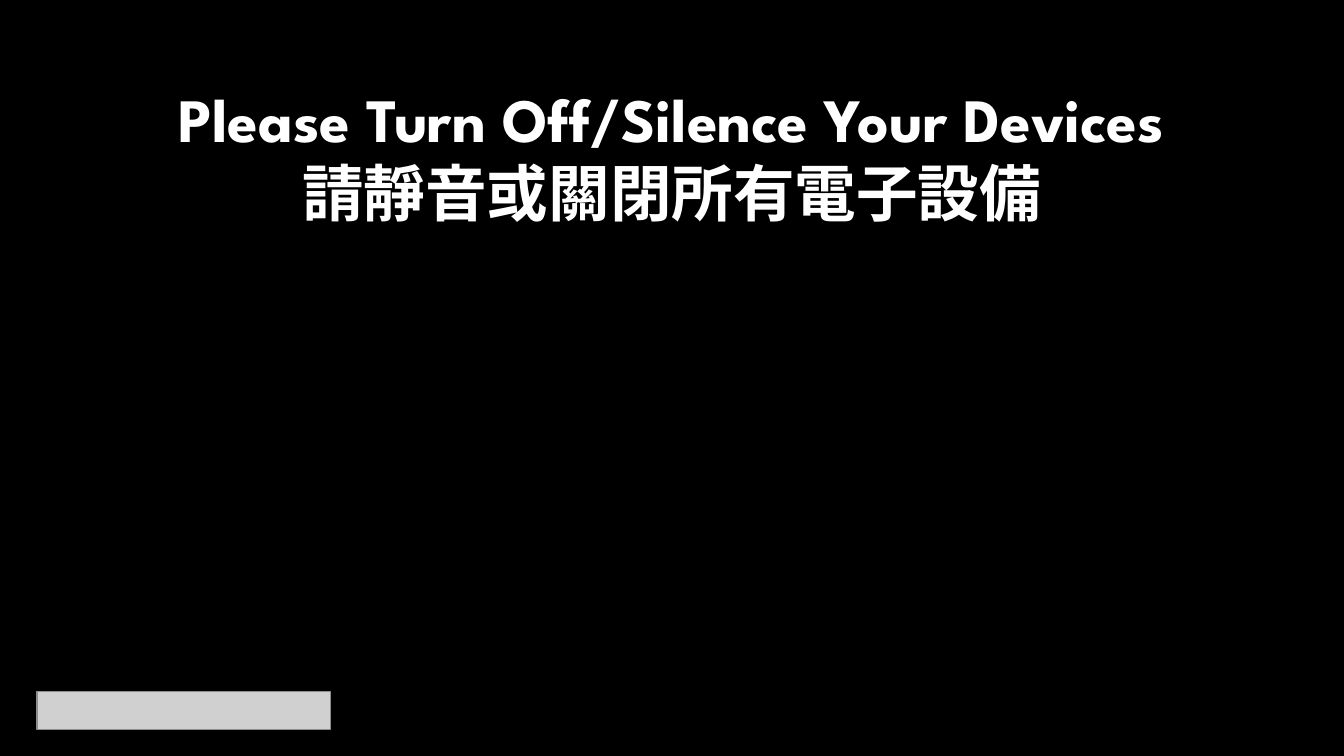
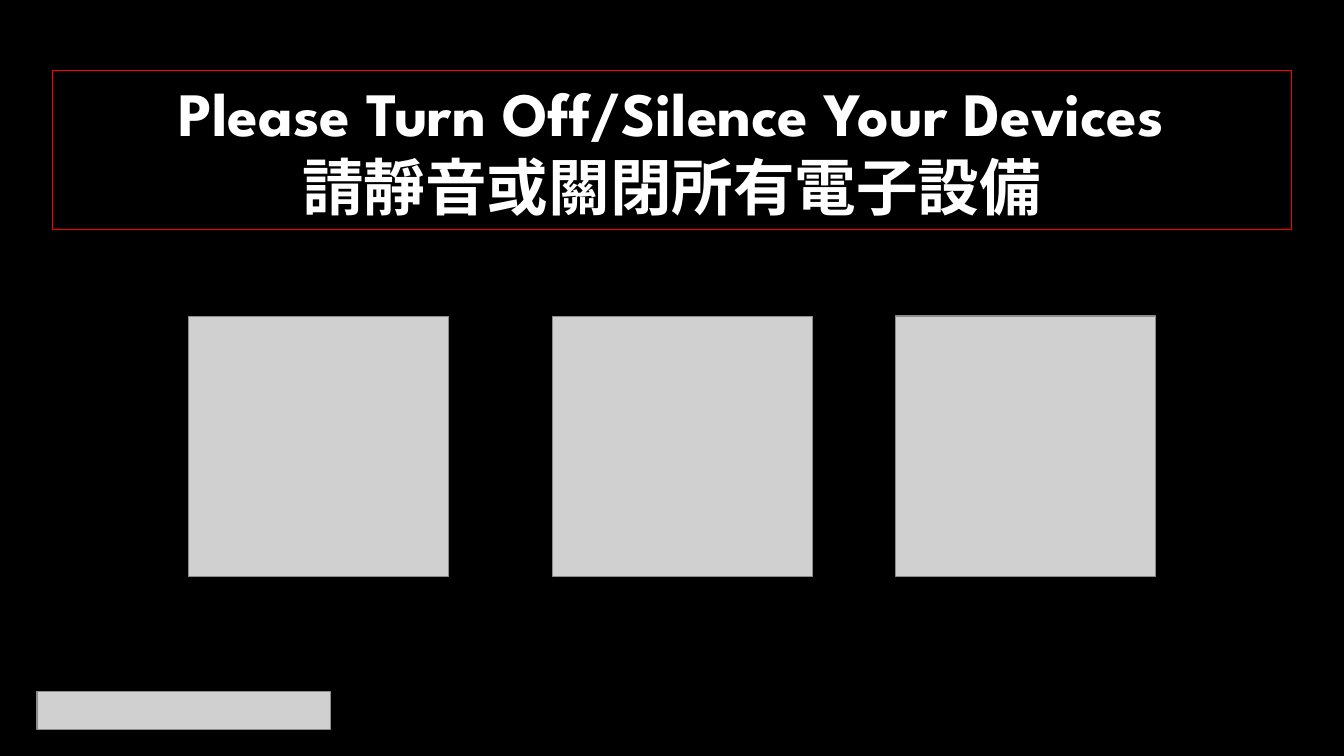
Before and after one commit to calebchanwy/tjc-powerpoint, a slide deck: slide 7 of TJCPowerPoint/bin/Debug/Files/ServiceWidescreen.pptx. Drawn at 1344x756 pixels with LibreOffice and Linux fonts; fonts in the diff are those of the drawing; grey boxes stand for pictures. Boxes give left, top, right and bottom in pixels: in the first picture for what was removed or moved away, otherwise in the second. Text is boxed around its words. In the diff, an @@ line names an element or a change of style, - is before the commit and + after.

Commit message:
20/05/22 Turn Off Added to each slide

```diff
--- a/TJCPowerPoint/bin/Debug/Files/ServiceWidescreen.pptx
+++ b/TJCPowerPoint/bin/Debug/Files/ServiceWidescreen.pptx
@@ rectangle "Please Turn Off/Silence Your Devices": place and size @@
-rectangle "Please Turn Off/Silence Your Devices" at (178,99,1164,222)
+rectangle "Please Turn Off/Silence Your Devices" at (52,71,1291,230)
@@ rectangle "Please Turn Off/Silence Your Devices" at (52,71,1291,230): outline none to #FF0000 0.75 pt @@
@@ picture added at (189,317,449,577) @@
@@ picture added at (554,317,814,577) @@
@@ picture added at (895,317,1155,577) @@
```
Also in this commit, not shown: 6 other slides changed, 13 other files.
